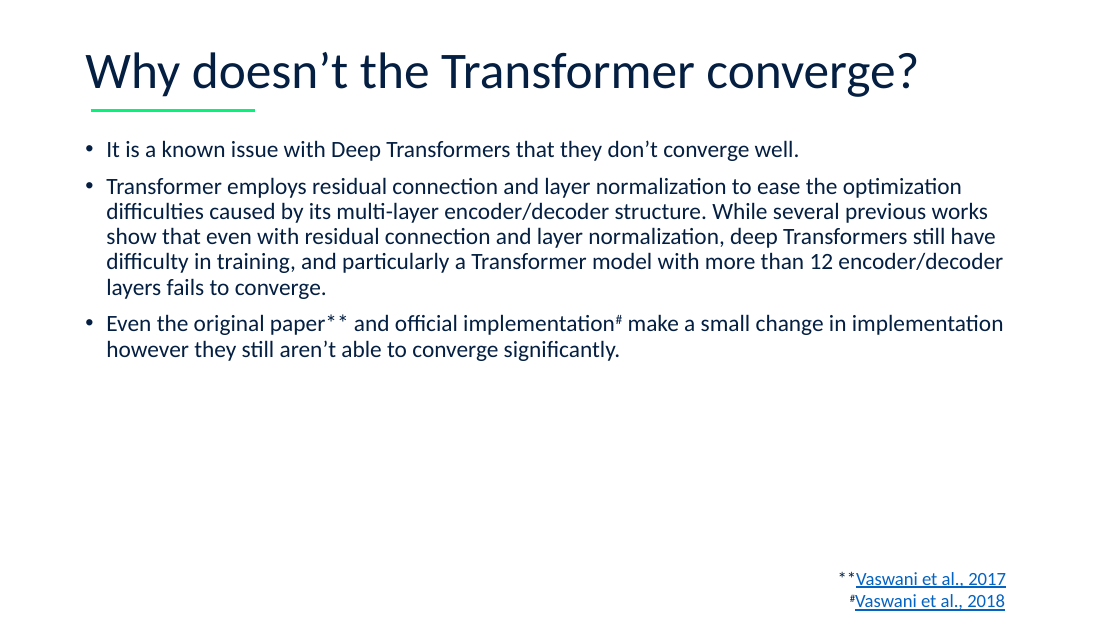
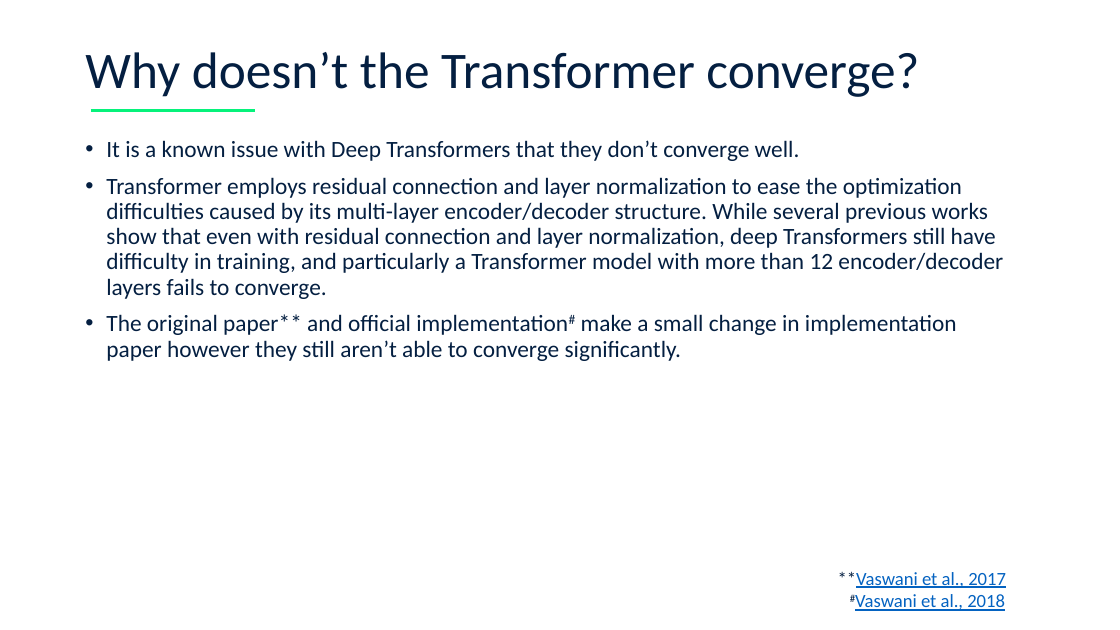
Before and after one commit to aniket414/vaswani-et-al-2017, a slide deck: slide 20 of docs/vaswani-et-al-2017.pptx. Drawn at 1120x630 pixels with LibreOffice and Linux fonts; fonts in the diff are those of the drawing. Boxes give left, top, right and bottom in pixels: in the first picture for what was removed or moved away, otherwise in the second. Text is boxed around its words. In the diff, an @@ line names an element or a change of style, - is before the commit and + after.

```diff
--- a/docs/vaswani-et-al-2017.pptx
+++ b/docs/vaswani-et-al-2017.pptx
@@ text at [106,314,957,361]: text changed @@
-• Even the original paper** and official implementation# make a small change in implementation however they still aren’t able to converge significantly.
+• The original paper** and official implementation# make a small change in implementation paper however they still aren’t able to converge significantly.
```
Also in this commit, not shown: 2 other slides changed.
